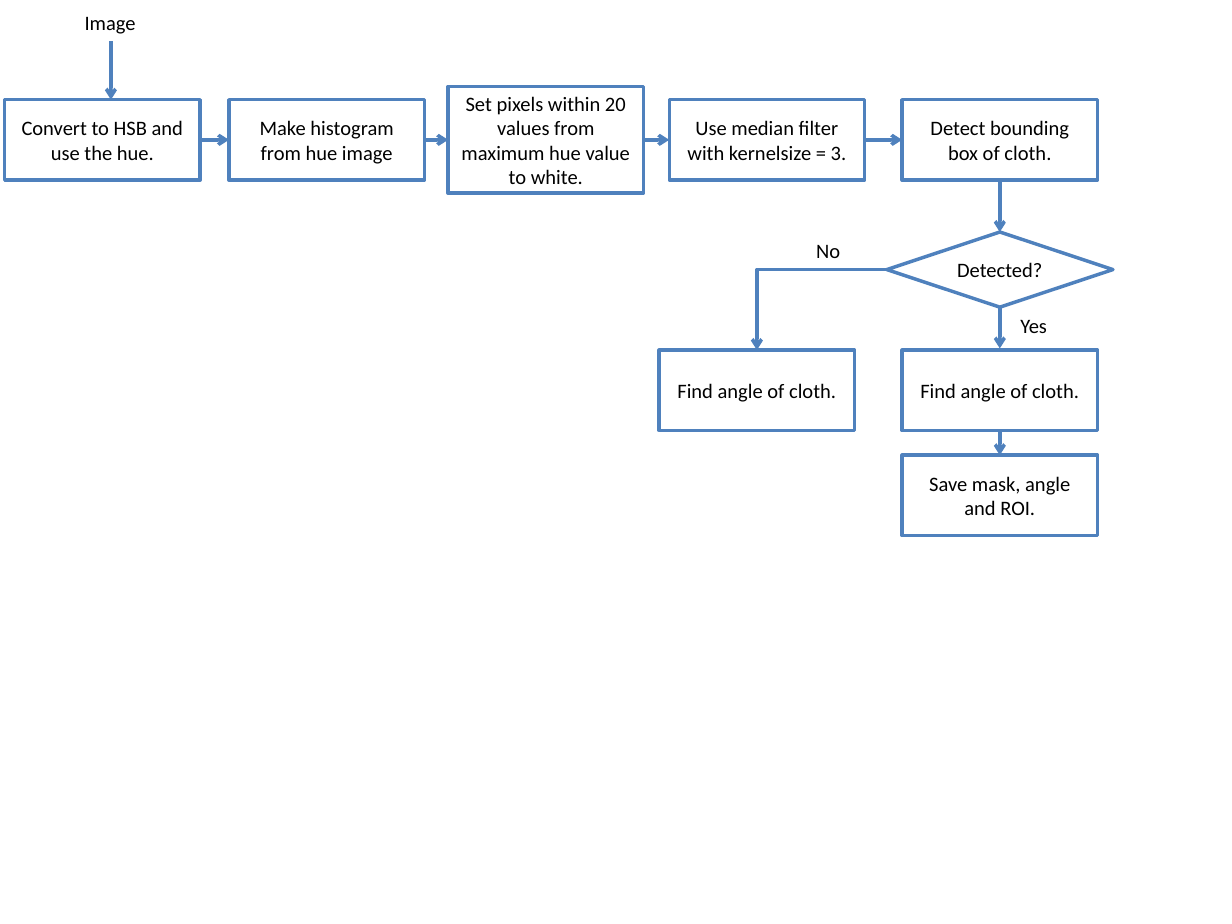
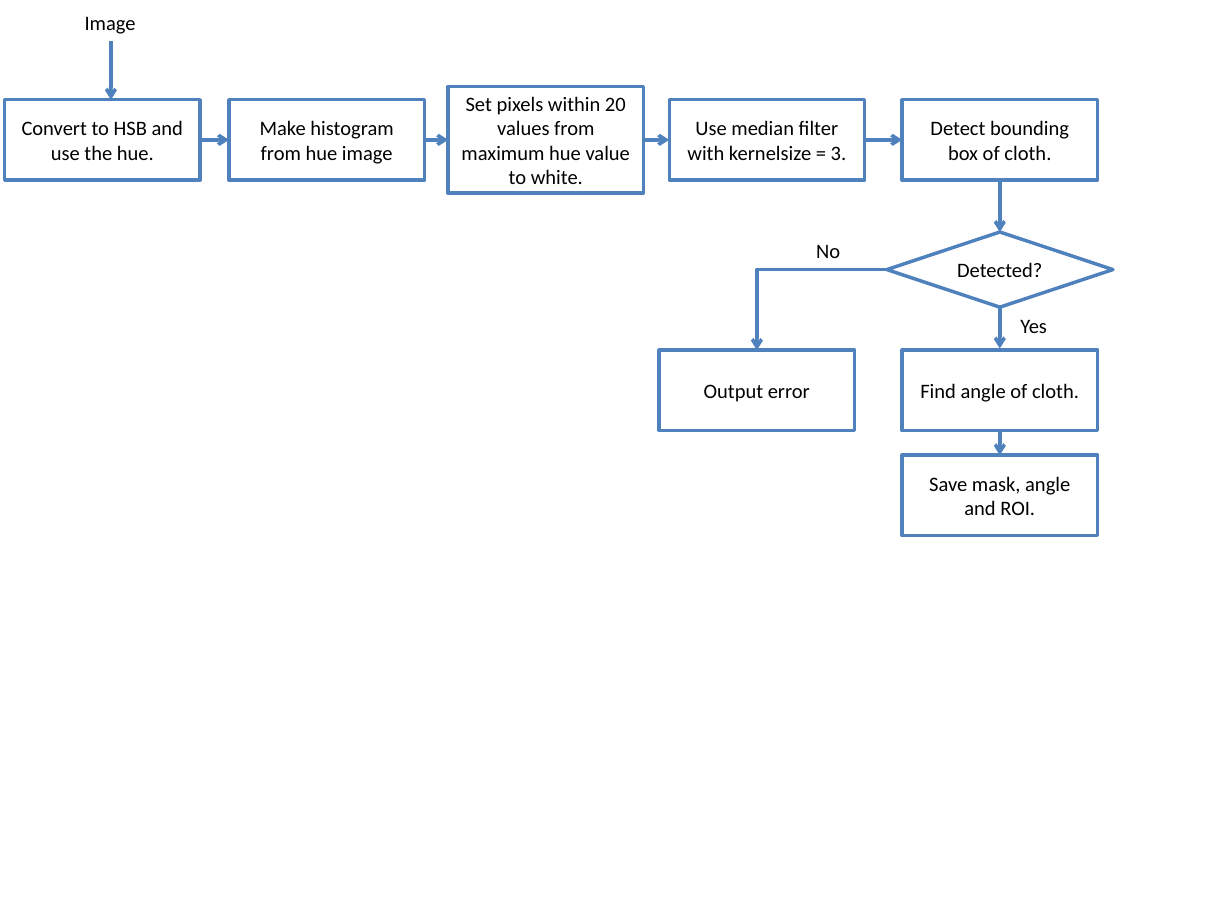
Before and after one commit to baekdahl/hyggekaffe, a slide deck: slide 1 of rapport/images/tabledetect_flowchart.pptx. Drawn at 1232x924 pixels with LibreOffice and Linux fonts; fonts in the diff are those of the drawing. Boxes give left, top, right and bottom in pixels: in the first picture for what was removed or moved away, otherwise in the second. Text is boxed around its words. In the diff, an @@ line names an element or a change of style, - is before the commit and + after.

```diff
--- a/rapport/images/tabledetect_flowchart.pptx
+++ b/rapport/images/tabledetect_flowchart.pptx
@@ text in rectangle at bbox=[704, 384, 810, 402]: text changed @@
-Find angle of cloth.
+Output error
```
Also in this commit, not shown: 14 other files.
